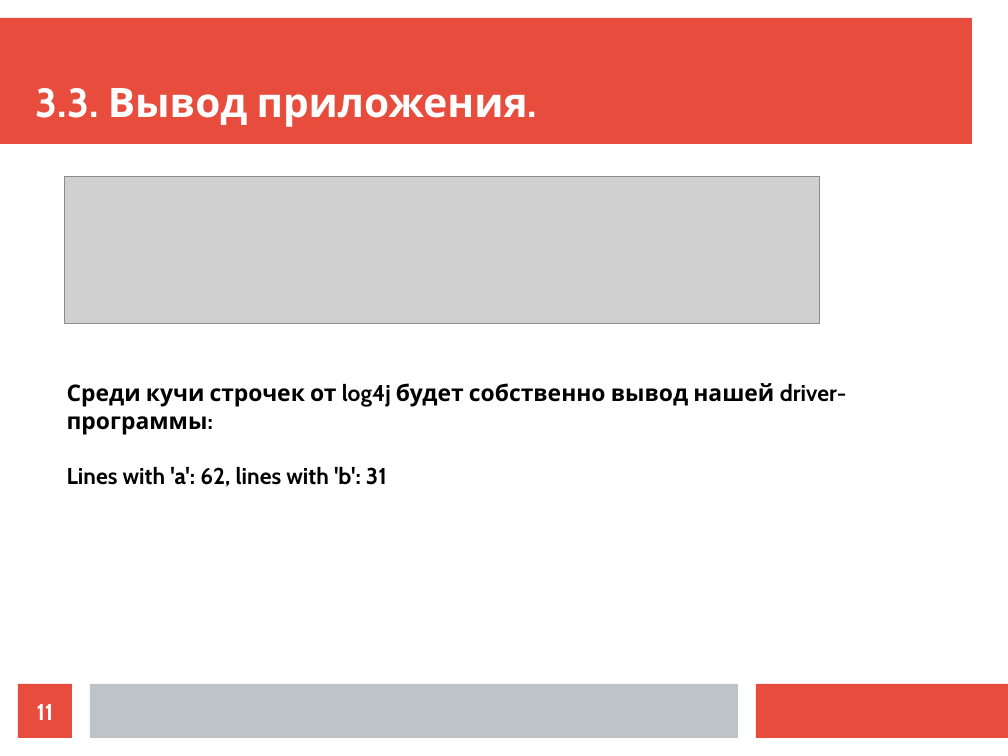
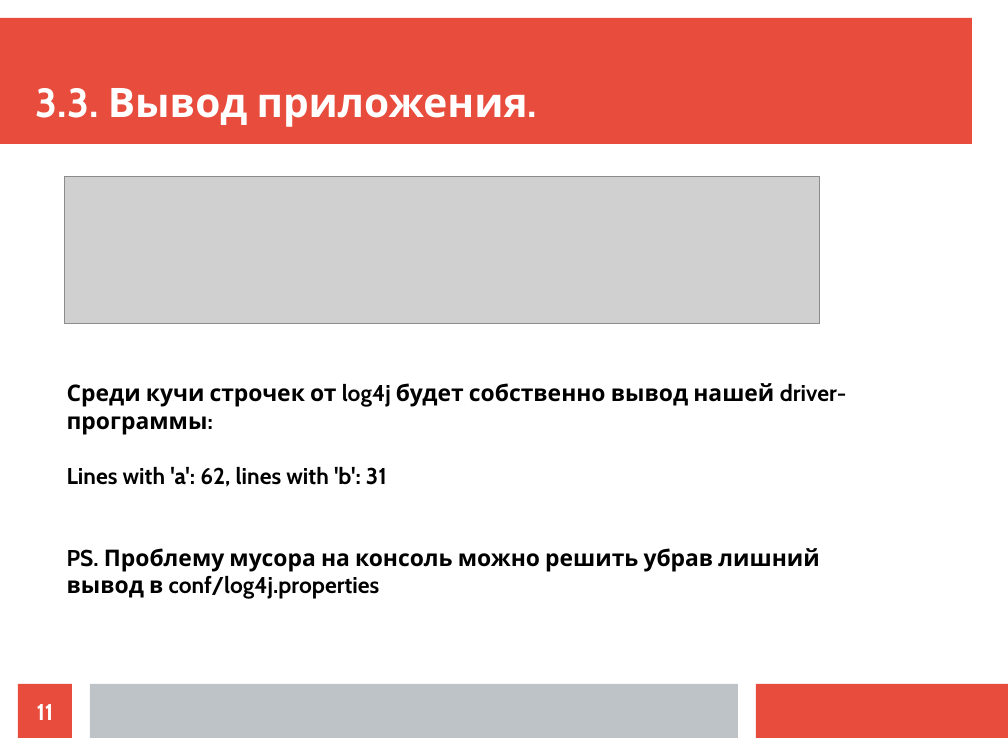
Before and after one commit to ilya1st/spark-samples, a slide deck: slide 11 of report_plan/report.odp. Drawn at 1008x756 pixels with LibreOffice and Linux fonts; fonts in the diff are those of the drawing; grey boxes stand for pictures. Boxes give left, top, right and bottom in pixels: in the first picture for what was removed or moved away, otherwise in the second. Text is boxed around its words. In the diff, an @@ line names an element or a change of style, - is before the commit and + after.

```diff
--- a/report_plan/report.odp
+++ b/report_plan/report.odp
@@ text at <box>67,548,819,599</box>: paragraph added @@
+PS. Проблему мусора на консоль можно решить убрав лишний вывод в conf/log4j.properties
```
Also in this commit, not shown: 2 other slides changed, 3 slides added, 3 slides removed, 2 other files.
